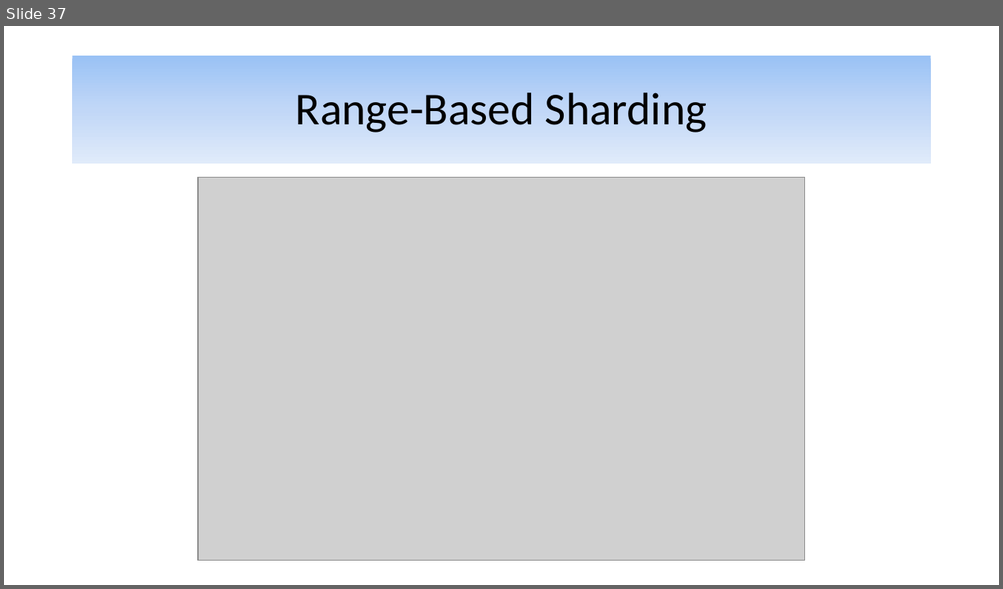
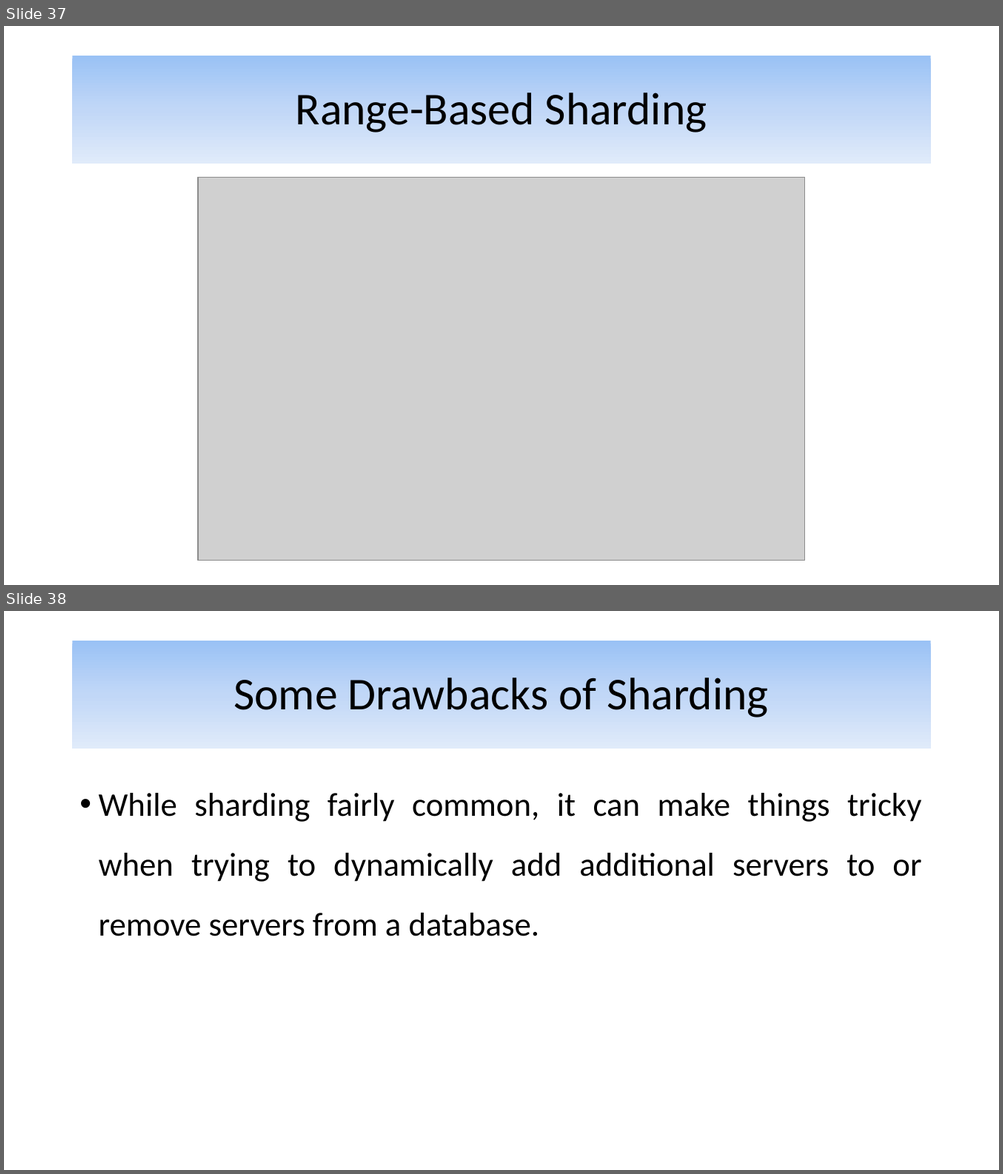
Before and after one commit to alijfri99/presentations, a slide deck: Advanced DBMS Presentation.pptx. Shown one above the other, each under a label of ours: slide 37 before the commit, slides 37 and 38 after it. The pictures are 1003x589 and 1003x1174 pixels, drawn with LibreOffice and Linux fonts; fonts in the diff are those of the drawing; grey boxes stand for pictures. Boxes give left, top, right and bottom in pixels: in the first picture for what was removed or moved away, otherwise in the second. Text is boxed around its words. In the diff, an @@ line names an element or a change of style, - is before the commit and + after.

```diff
--- a/Advanced DBMS Presentation.pptx
+++ b/Advanced DBMS Presentation.pptx
@@ slide 38 added at bbox=[4, 611, 999, 1170], background #FFFFFF @@
@@ title added at bbox=[73, 641, 930, 749], fill gradient #9AC3F5 to #C2D8F8 to #E1EBFB, 44 pt, text #000000 @@
+Some Drawbacks of Sharding
@@ text added at bbox=[99, 793, 921, 937], 32 pt, text #000000 @@
+• While sharding fairly common, it can make things tricky when trying to dynamically add additional servers to or remove servers from a database.
```
Also in this commit, not shown: 15 other slides added.
